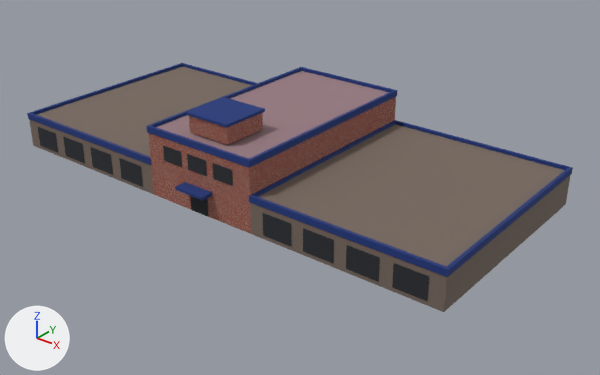
A saved change to the glTF model airport-cyxd/PackageSources/modelLib/cyxd_hangar19/cyxd_hangar19.gltf.
Before and after are seen from a camera (50 mm lens) standing at (63.2, -74.7, 45.2) and looking at (4.2, -1.1, -0.4). Arrows for +X, +Y and +Z are at lower left; the lights stay in place. The older version comes first. Vertices at exactly the same position are counted once.

The first picture shows 'cyxd_hangar19'.
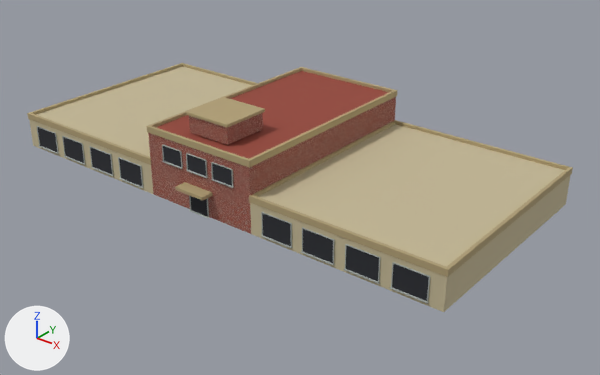
What differs and where, as boxes (x1, y1, x2, y2) in the pictures (600 x 375 px):
part 1 of me_cyxd_hangar19, added
    after: (390, 287, 429, 304)
part 2 of me_cyxd_hangar19, added
    after: (344, 269, 380, 284)
part 3 of me_cyxd_hangar19, added
    after: (301, 251, 334, 265)
part 4 of me_cyxd_hangar19, added
    after: (261, 235, 292, 248)
part 5 of me_cyxd_hangar19, added
    after: (119, 178, 144, 188)
part 6 of me_cyxd_hangar19, added
    after: (36, 126, 430, 302)
part 7 of me_cyxd_hangar19, surface changed (brown to beige)
    both: (27, 63, 573, 312)

The change in detail:
Picture 'cyxd_siding.png' (img_cyxd_siding_png) is new.
Material 'cyxd_siding' (mat_cyxd_siding) is new.
Its texture is img_cyxd_siding_png.
Its roughness is 0.9.
me_cyxd_hangar19 is used by ob_cyxd_hangar19; location (0.0, 0.0, 0.0).
me_cyxd_hangar19 had 172 vertices, 208 faces and spanned x -32.6..32.6, y -16.1..14.6, z 0.0..11.4.
me_cyxd_hangar19 now has 662 vertices, 918 faces and spans x -32.6..32.6, y -16.1..14.8, z -0.1..11.4.
me_cyxd_hangar19 part 1: the loose piece of 8 vertices spanning x -2.2..2.2, y -16.1..-14.5, z 3.0..3.4 is copied, and the copy is scaled about its middle by (0.968, 0.138, 0.225), then moved by (28.7, 0.7, -2.7); it spans x 26.6..30.8, y -14.8..-14.5, z 0.4..0.5.
me_cyxd_hangar19 part 2: the loose piece of 8 vertices spanning x -2.2..2.2, y -16.1..-14.5, z 3.0..3.4 is copied, and the copy is scaled about its middle by (0.968, 0.138, 0.225), then moved by (23.1, 0.7, -2.7); it spans x 20.9..25.2, y -14.8..-14.5, z 0.4..0.5.
me_cyxd_hangar19 part 3: the loose piece of 8 vertices spanning x -2.2..2.2, y -16.1..-14.5, z 3.0..3.4 is copied, and the copy is scaled about its middle by (0.968, 0.138, 0.225), then moved by (17.4, 0.7, -2.7); it spans x 15.3..19.6, y -14.8..-14.5, z 0.4..0.5.
me_cyxd_hangar19 part 4: the loose piece of 8 vertices spanning x -2.2..2.2, y -16.1..-14.5, z 3.0..3.4 is copied, and the copy is scaled about its middle by (0.968, 0.138, 0.225), then moved by (11.8, 0.7, -2.7); it spans x 9.7..13.9, y -14.8..-14.5, z 0.4..0.5.
me_cyxd_hangar19 part 5: the loose piece of 8 vertices spanning x -2.2..2.2, y -16.1..-14.5, z 3.0..3.4 is copied, and the copy is scaled about its middle by (0.968, 0.138, 0.225), then moved by (-11.8, 0.7, -2.7); it spans x -13.9..-9.7, y -14.8..-14.5, z 0.4..0.5.
me_cyxd_hangar19 part 6: 240 vertices added at x -30.8..30.8, y -14.7..-14.5, z 0.0..7.3.
me_cyxd_hangar19 part 7: 164 kept faces spanning x -32.6..32.6, y -16.1..14.6, z 0.0..11.4 get new texture (UV) coordinates.
Other edits to the shape of me_cyxd_hangar19 do not show in these pictures.
me_cyxd_hangar19 gains material mat_cyxd_siding (picture img_cyxd_siding_png).
